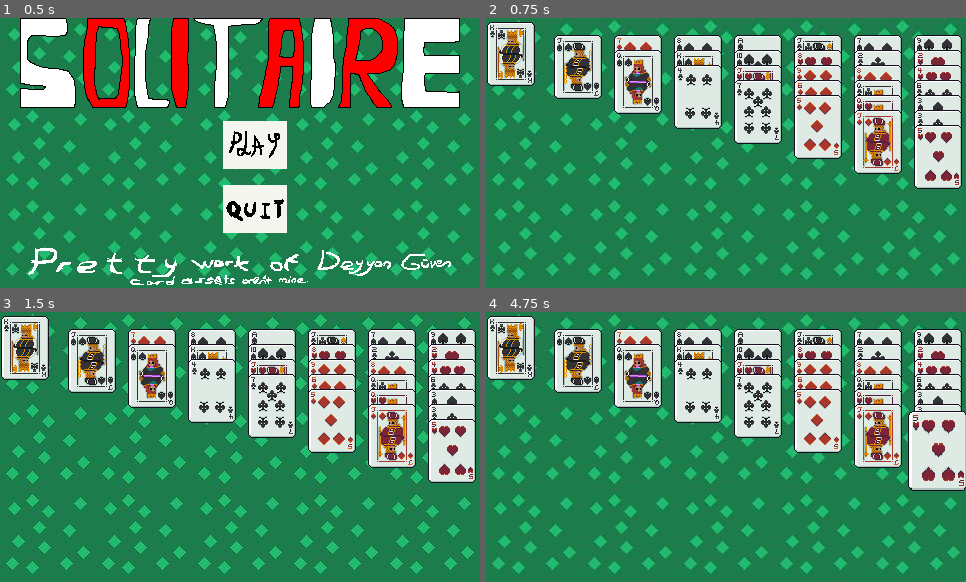
Above: before the commit, frames 1-4 (two rows, left to right).
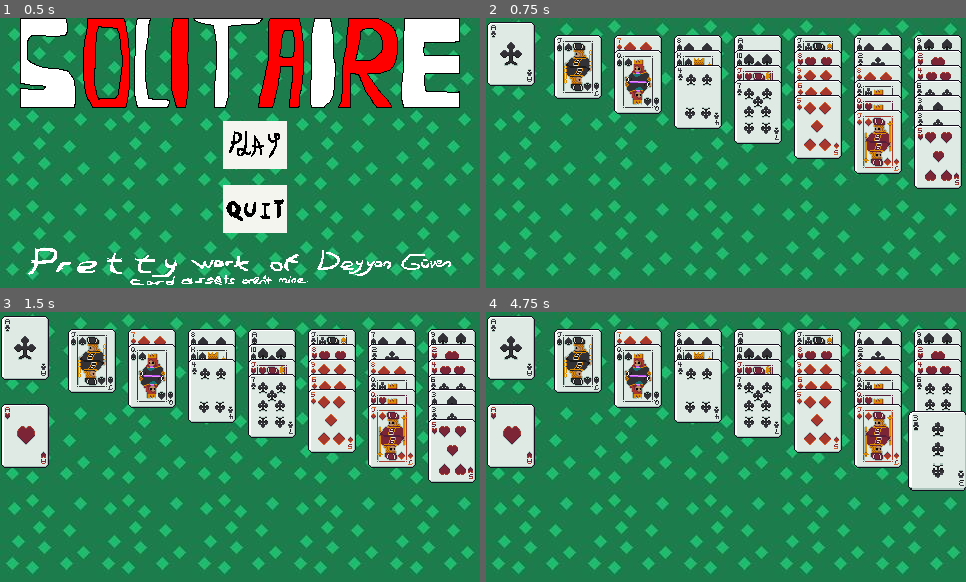
Above: after the commit, the same moments.

Repository: chaycodeshere/Solitaire
Game: Godot game, scene res://Scenes/menu.tscn
Two runs of this game, one before a commit and one after it. Both use one fixed random seed, a clock stepped at 60 frames per second and the inputs below.
Inputs (mouse positions are in pixels of both pictures, inside the frame that each line leads up to):
- Up to frame 1 (0.5 s): no input
- Up to frame 2 (0.75 s): click (740, 144) at 0.5 s
- Up to frame 3 (1.5 s): tap Enter at 1.25 s; move the mouse to (24, 347) at 1.27 s; right-click (24, 347) at 1.35 s
- Up to frame 4 (4.75 s): tap Space at 2, 3.5 s; move the mouse to (937, 376) at 2.02 s; click (937, 376) at 2.1 s; right-click (937, 376) at 2.3 s; tap Enter at 2.75, 4.25 s; move the mouse to (510, 347) at 2.77 s; right-click (510, 347) at 2.85 s; move the mouse to (937, 390) at 3.52 s; right-click (937, 390) at 3.6 s; move the mouse to (937, 449) at 4.27 s; press the mouse at (937, 449) at 4.28 s; right-click (937, 449) at 4.55 s

Frame 1 is identical in both runs. In frame 2, 0.9% of the frame differs, in the area x 0-10%, y 2-25%; in frame 3, 3.2%; in frame 4, 4.3%, in the area x 0-100%, y 2-65%.

Commit message:
various-things-are-handled-mostly-about-unlisted-cards-on-the-side-just-find-another-way-to-not-pick-multiple-cards-from-side

Diff:
--- a/Scripts/card.gd
+++ b/Scripts/card.gd
@@ -1,52 +1,70 @@
 extends StaticBody2D
 
-var chosenface = ["ha", "h2", "h3", "h4", "h5", "h6", "h7", "h8", "h9", "h10", "hj", "hq", "hk",
-"da", "d2", "d3", "d4", "d5", "d6", "d7", "d8", "d9", "d10", "dj", "dq", "dk",
-"ca", "c2", "c3", "c4", "c5", "c6", "c7", "c8", "c9", "c10", "cj", "cq", "ck",
-"sa", "s2", "s3", "s4", "s5", "s6", "s7", "s8", "s9", "s10", "sj", "sq", "sk"] #card identity that will be appointed
+var chosenface = ["h 1", "h 2", "h 3", "h 4", "h 5", "h 6", "h 7", "h 8", "h 9", "h 10", "h 11", "h 12", "h 13",
+"d 1", "d 2", "d 3", "d 4", "d 5", "d 6", "d 7", "d 8", "d 9", "d 10", "d 11", "d 12", "d 13",
+"c 1", "c 2", "c 3", "c 4", "c 5", "c 6", "c 7", "c 8", "c 9", "c 10", "c 11", "c 12", "c 13",
+"s 1", "s 2", "s 3", "s 4", "s 5", "s 6", "s 7", "s 8", "s 9", "s 10", "s 11", "s 12", "s 13"]
+#card identity that will be appointed
+
 var cardidentity : String
+var cardcolor : String #if card is red or black
 var picker : int
 var picker_fixed : int
+var number : int #actually this wasnt needed at all but picker and picker_fixed vars are coded into not returnable ways
 var isrootcard : bool #checks if this card is the root of a column. I mean the lowest card.
 @onready var backofcard : Sprite2D = $backofcard
 var mouseon : bool #if mouse is over the card
 var picked : bool #if card is currently picked
 var old_pos : Vector2 #a placeholder var to log and save old position in case to return there when needed
 var old_z : int # same thing for z index
-
+var sidecard : bool # if this card is a card at side
 
 func _ready():
 	$actualface.show()
 	await get_tree().create_timer(0.5).timeout
 	mouseon = false
 	picked = false
-	set_old_pos_and_z_in_start()
 
 func appointing_identity():
 	picker_fixed = picker - 1 #since first one in arrays and sheets is 0.
 	if picker in range(1, 14): #randi_range() covers the upper limit but range() does not.
 		$actualface.region_rect = Rect2(picker_fixed * 48, 0, 48, 64)
+		number = picker
 	elif picker in range(14, 27):
 		var uno = picker_fixed - 13
+		number = uno + 1
 		$actualface.region_rect = Rect2(uno *48, 64, 48, 64)
 	elif picker in range(27, 40):
 		var duo = picker_fixed - 26
+		number = duo + 1
 		$actualface.region_rect = Rect2(duo * 48, 128, 48, 64)
 	elif picker in range(40, 53):
 		var trio = picker_fixed - 39
+		number = trio + 1
 		$actualface.region_rect = Rect2(trio * 48, 192, 48, 64)
 	else :
 		if picker == null:
 			$actualface.region_rect = Rect2(0, 0, 48, 64)
 	cardidentity = chosenface[picker_fixed]
+	if cardidentity.begins_with("h") or cardidentity.begins_with("d"):
+		cardcolor = "red"
+	else :
+		cardcolor = "black"
 
 func set_old_pos_and_z_in_start():
 	old_pos = global_position
 	old_z = z_index
-	print(old_pos, old_z)
 
 func pickingup():
 	if Globals.gameready == true and Globals.game_paused == false:
+		if Input.is_action_just_pressed("rightclick"):
+			if mouseon == true and Globals.ismousefull == false and self.sidecard == true:
+				Globals.ismousefull = true
+				global_position.y += 88
+				z_index = 23 - z_index
+				set_old_pos_and_z_in_start()
+		if Input.is_action_just_released("rightclick"):
+			Globals.ismousefull = false
 		if Input.is_action_pressed("leftclick"):
 			if mouseon == true and Globals.ismousefull == false:
 				picked = true
@@ -62,7 +80,11 @@
 				print(z_index)
 				global_position = old_pos
 
-func _process(delta):
+func sidecardaffirmer(): #this seperate func was created to be able to fire from another script
+	self.sidecard = true
+	print("lol")
+
+func _physics_process(delta):
 	process_priority = z_index * -1
 	pickingup()
 	if get_parent().name == "game":
--- a/Scripts/game.gd
+++ b/Scripts/game.gd
@@ -23,6 +23,7 @@
 	$pausedtext.hide()
 	card_spawn()
 	card_locate()
+	cardsarray.map(func(sidecards): sidecards.sidecardaffirmer())
 	Globals.gameready = true
 
 func _input(event):
@@ -228,3 +229,10 @@
 			card28.global_position = Vector2(452, 139)
 			card28.set_old_pos_and_z_in_start()
 			dealt_card += 1
+	cardsarray.shuffle()
+	var scn : int = 0 #side card number. a quick var for while code under this to run.
+	while scn < 24:
+		cardsarray[scn].z_index = scn
+		cardsarray[scn].old_z = cardsarray[scn].z_index
+		scn += 1
+	cardsarray.map(func(cards): cards.set_old_pos_and_z_in_start())
